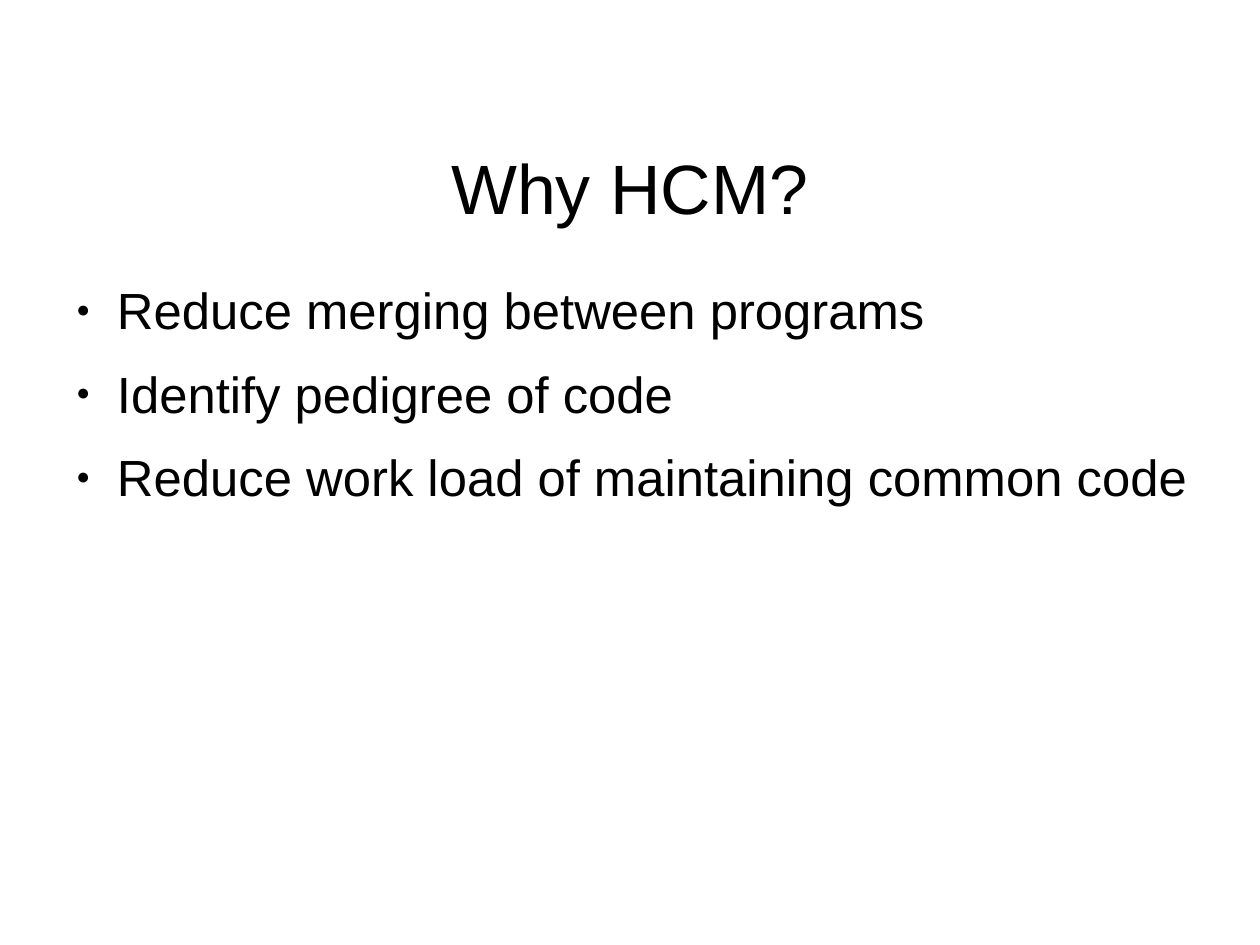
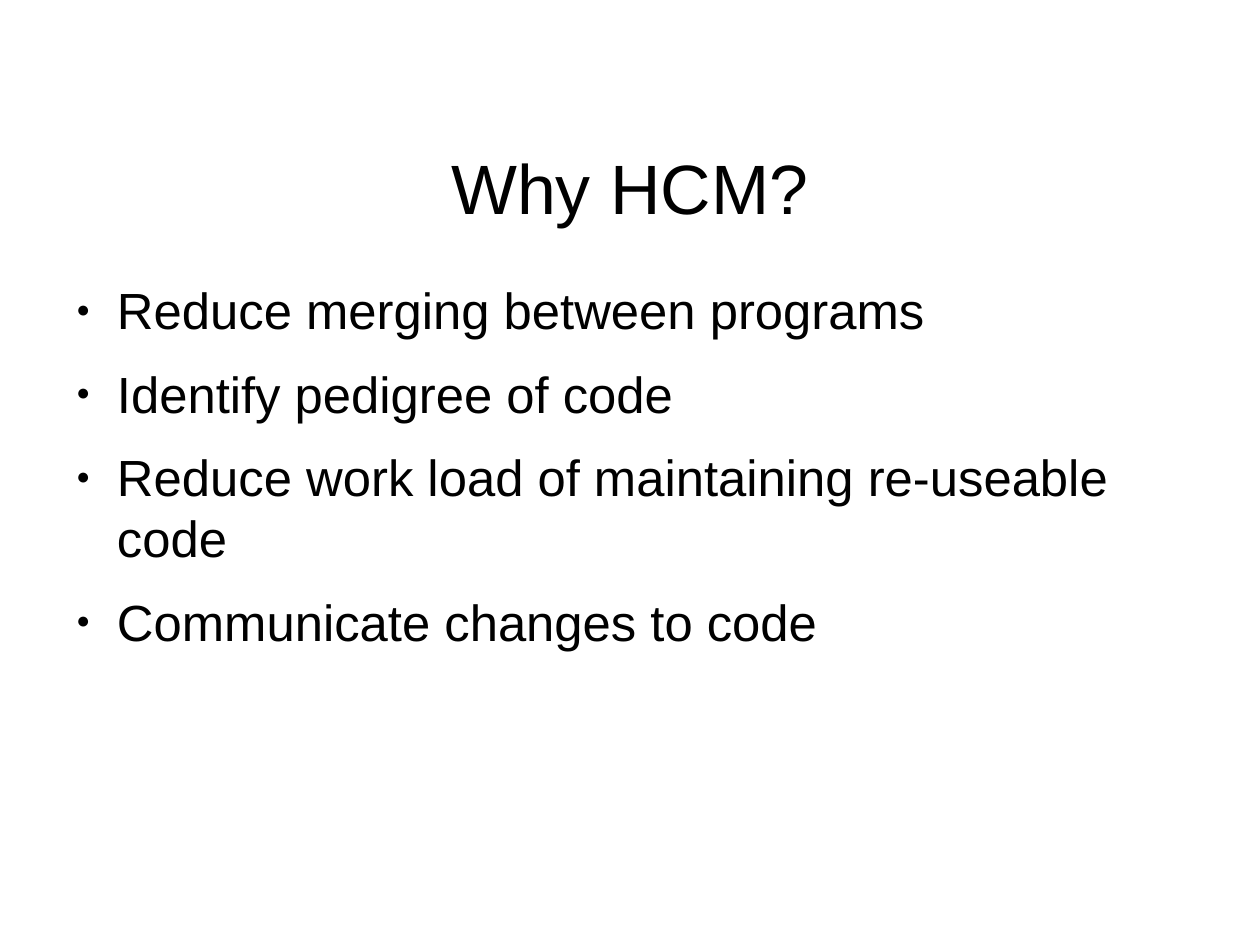
Before and after one commit to jeremiah-c-leary/hdl-component-manager, a slide deck: slide 2 of docs/presentations/hdl-component-manager.odp. Drawn at 1260x945 pixels with LibreOffice and Linux fonts; fonts in the diff are those of the drawing; background and template pictures are left out. Boxes give left, top, right and bottom in pixels: in the first picture for what was removed or moved away, otherwise in the second. Text is boxed around its words. In the diff, an @@ line names an element or a change of style, - is before the commit and + after.

```diff
--- a/docs/presentations/hdl-component-manager.odp
+++ b/docs/presentations/hdl-component-manager.odp
@@ text at [117, 459, 1108, 651]: text changed @@
-● Reduce work load of maintaining common code
+● Reduce work load of maintaining re-useable code
+● Communicate changes to code
```
Also in this commit, not shown: 5 other slides changed, 4 slides added, 4 other files.
